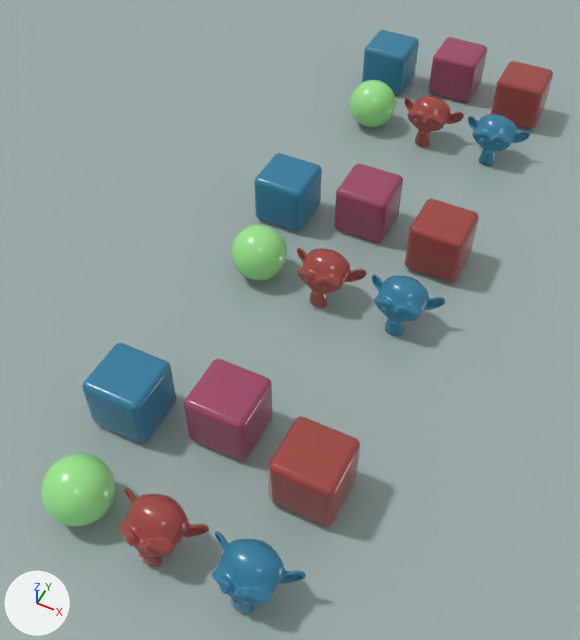
What one commit did to the glTF model docs/client/models/monkey.glb.
The view is the same before and after, from a 50 mm lens placed at (7.8, -7.6, 19.5), pointed at (-0.9, 9.8, -2.2). The lights are fixed; the arrows at lower left show +X, +Y and +Z.

Names of what the first picture shows: 'BlueCube', 'BlueCube.001', 'BlueCube.002', 'GreenSphere', 'GreenSphere.001', 'GreenSphere.002', 'Object', 'Object.001', 'Object.002', 'Plane', 'PurpleCube', 'PurpleCube.001', 'PurpleCube.002', 'Redcube', 'Redcube.001', 'Redcube.002', 'Suzanne', 'Suzanne.001', 'Suzanne.002'.
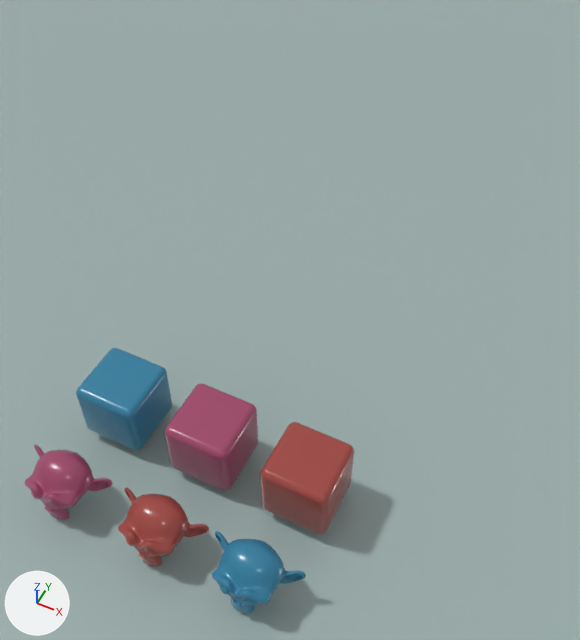
Pixel boxes [x1, y1, x2, y2] of what changed, in the pictures (580 x 640 px):
'PurpleCube', moved: before [184, 359, 273, 461]; after [165, 384, 258, 491]
'Redcube', moved: before [268, 417, 360, 526]; after [260, 422, 354, 534]
'BlueCube', moved: before [82, 343, 176, 443]; after [76, 348, 172, 450]
'Suzanne.001', recoloured, moved: before [297, 248, 367, 308]; after [25, 445, 112, 520]
'Redcube.001', deleted: before [405, 199, 479, 282]
'GreenSphere', deleted: before [41, 453, 115, 527]
'PurpleCube.001', deleted: before [334, 163, 403, 243]
'BlueCube.001', deleted: before [254, 153, 322, 231]
'Redcube.002', deleted: before [491, 61, 553, 129]
'PurpleCube.002', deleted: before [429, 37, 487, 103]
'BlueCube.002', deleted: before [362, 30, 419, 94]
'GreenSphere.001', deleted: before [231, 224, 287, 281]
'Object.001', deleted: before [372, 274, 445, 336]
'GreenSphere.002', deleted: before [349, 80, 396, 127]
'Object.002', deleted: before [468, 114, 530, 166]
'Suzanne.002', deleted: before [404, 96, 464, 147]

What the commit changed:
me_mesh_002 has 2012 vertices, 3936 faces and spans x -1.33..1.33, y -0.82..0.78, z -0.97..0.94.
me_mesh_002 no longer uses material mat_material_005 (red #a04842).
me_mesh_002 now uses material mat_material_011 (pink #a04869).
Object 'GreenSphere' (ob_greensphere) is deleted.
Object 'PurpleCube' (ob_purplecube) moves from (-0.17, 4.23, -0.31) to (0.0, 3.0, 0.0).
Object 'GreenSphere.001' (ob_greensphere_001) is deleted.
Object 'PurpleCube.001' (ob_purplecube_001) is deleted.
Object 'GreenSphere.002' (ob_greensphere_002) is deleted.
Object 'PurpleCube.002' (ob_purplecube_002) is deleted.
Object 'Redcube' (ob_redcube) moves from (3.02, 3.4, -0.23) to (3.0, 3.0, 0.0).
Object 'BlueCube' (ob_bluecube) moves from (-3.14, 3.4, -0.27) to (-3.0, 3.0, 0.0).
Object 'Suzanne.001' (ob_suzanne_001) moves from (0.0, 10.67, -0.35) to (-3.09, 0.0, -0.35).
Object 'Object.001' (ob_object_001) is deleted.
Object 'Redcube.001' (ob_redcube_001) is deleted.
Object 'BlueCube.001' (ob_bluecube_001) is deleted.
Object 'Suzanne.002' (ob_suzanne_002) is deleted.
Object 'Object.002' (ob_object_002) is deleted.
Object 'Redcube.002' (ob_redcube_002) is deleted.
Object 'BlueCube.002' (ob_bluecube_002) is deleted.
